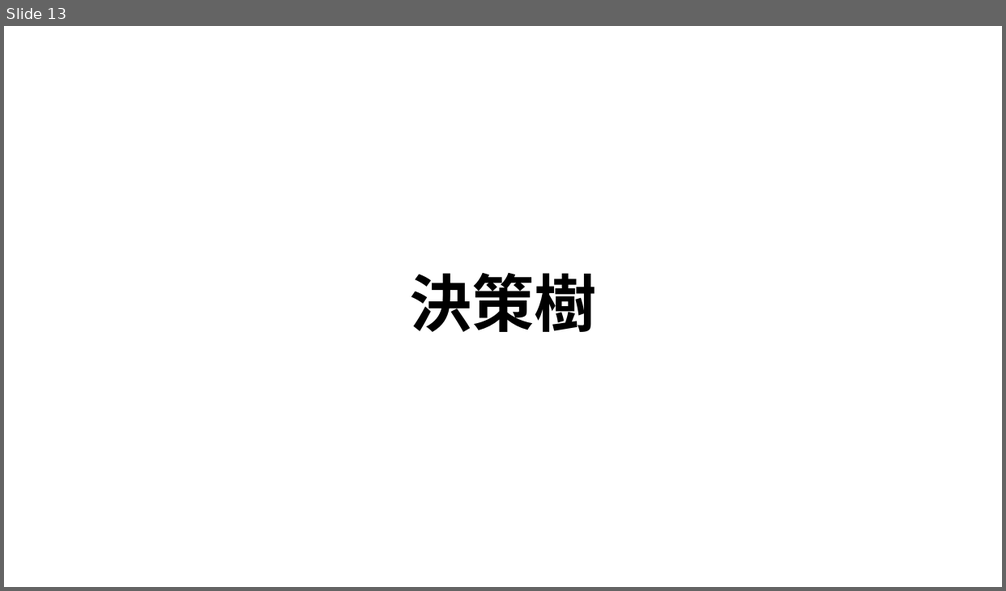
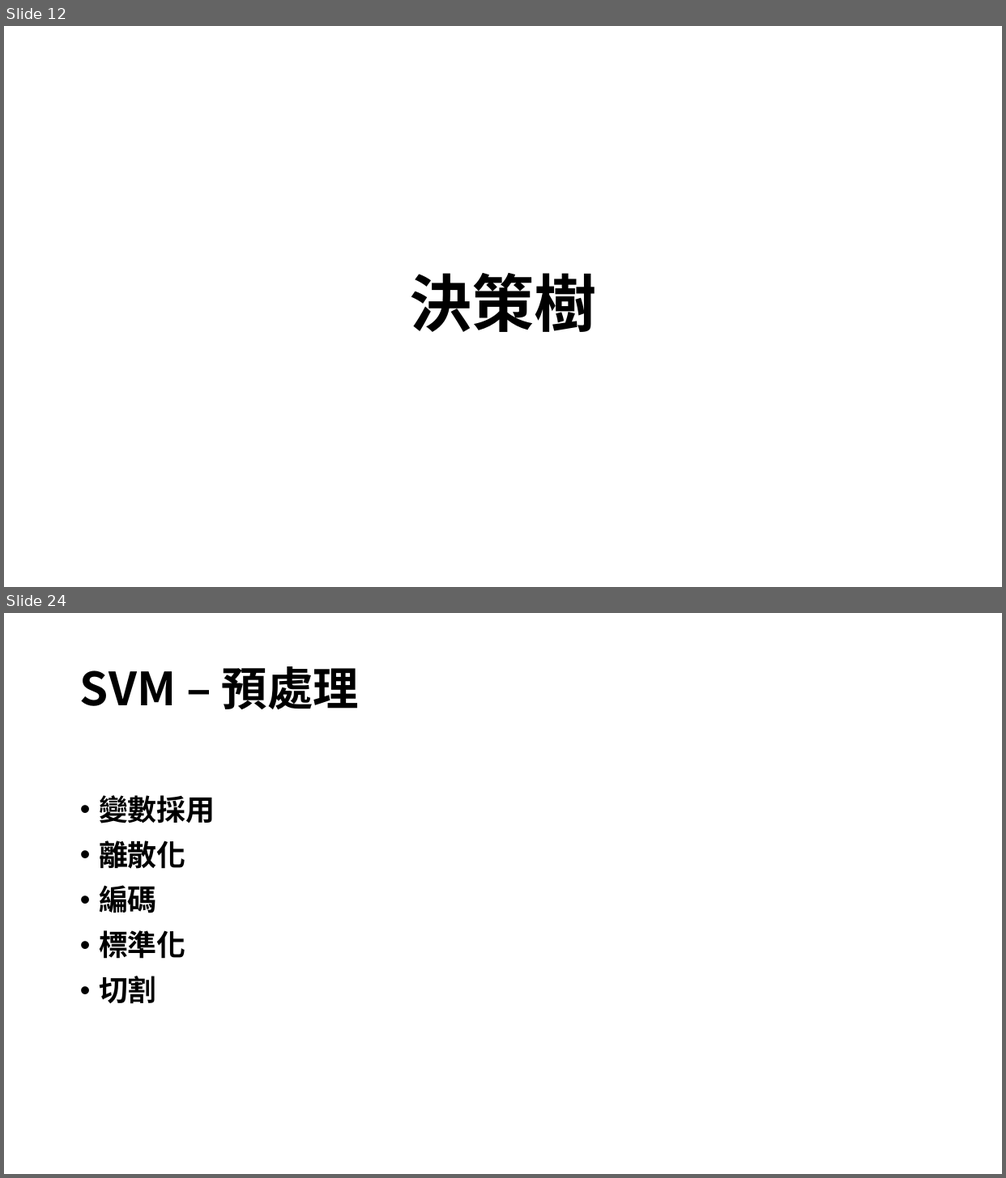
Before and after one commit to RyanLin987/Data-Mining-Project, a slide deck: 採礦期末報告.pptx. Shown one above the other, each under a label of ours: slide 13 before the commit, slides 12 and 24 after it; the slides between them are not shown. The pictures are 1006x591 and 1006x1178 pixels, drawn with LibreOffice and Linux fonts; fonts in the diff are those of the drawing. Boxes give left, top, right and bottom in pixels: in the first picture for what was removed or moved away, otherwise in the second. Text is boxed around its words. In the diff, an @@ line names an element or a change of style, - is before the commit and + after.

```diff
--- a/採礦期末報告.pptx
+++ b/採礦期末報告.pptx
@@ slide 24 added at [4, 613, 1002, 1174], background #FFFFFF @@
@@ title added at [80, 666, 359, 709], 44 pt, text #000000, bold @@
+SVM – 預處理
@@ text added at [99, 795, 215, 1004], 28 pt, text #000000, bold @@
+• 變數採用
+• 離散化
+• 編碼
+• 標準化
+• 切割
@@ what was slide 13 is now slide 12 @@
```
Also in this commit, not shown: 5 slides changed, 24 other slides added, 16 slides removed, 2 other files.
